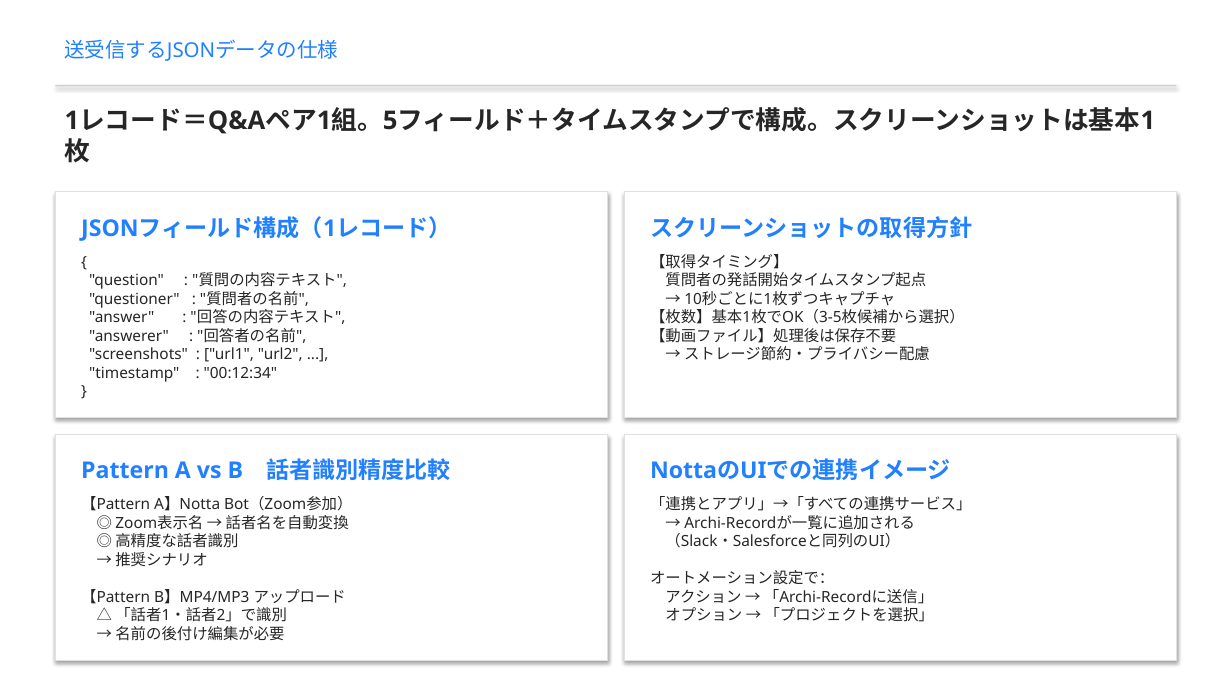
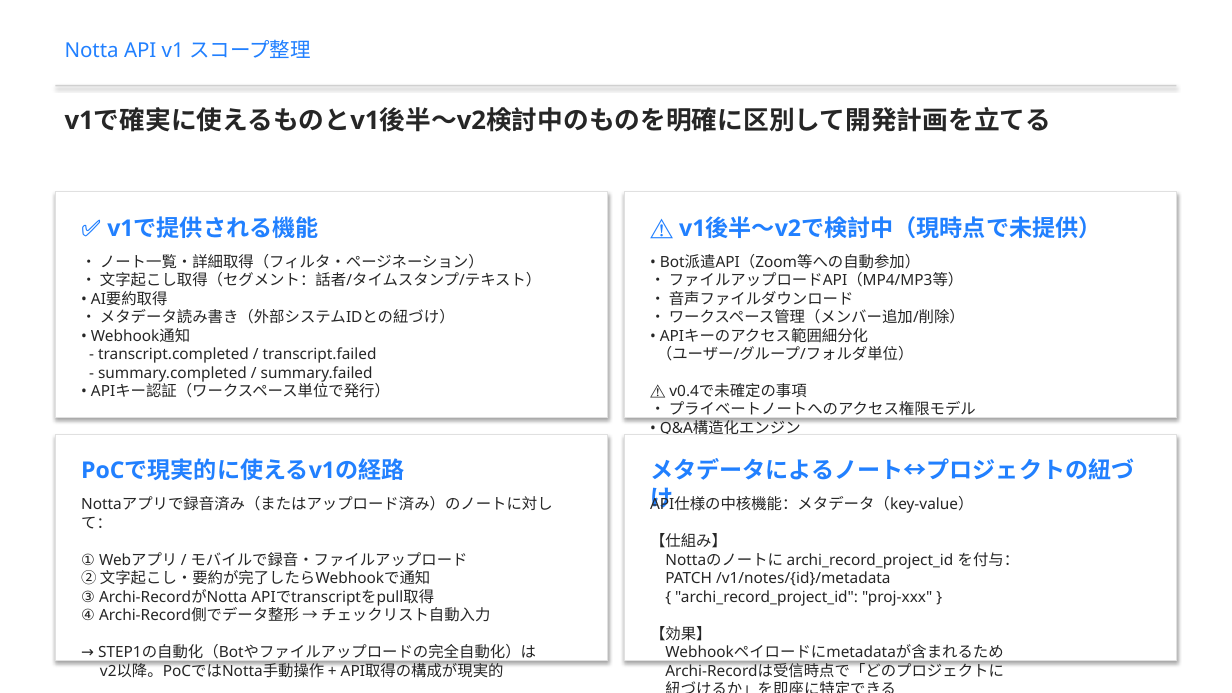
Before and after one commit to hideakikawano-beep/pptCreate, a slide deck: slide 3 of shiraku_notta_api_discussion_presentation.pptx. Drawn at 1232x693 pixels with LibreOffice and Linux fonts; fonts in the diff are those of the drawing. Boxes give left, top, right and bottom in pixels: in the first picture for what was removed or moved away, otherwise in the second. Text is boxed around its words. In the diff, an @@ line names an element or a change of style, - is before the commit and + after.

```diff
--- a/shiraku_notta_api_discussion_presentation.pptx
+++ b/shiraku_notta_api_discussion_presentation.pptx
@@ text at box(65, 40, 311, 58): text changed @@
-送受信するJSONデータの仕様
+Notta API v1 スコープ整理
@@ text at box(65, 107, 1052, 132): text changed @@
-1レコード＝Q&Aペア1組。5フィールド＋タイムスタンプで構成。スクリーンショットは基本1枚
+v1で確実に使えるものとv1後半〜v2検討中のものを明確に区別して開発計画を立てる
@@ text at box(81, 216, 452, 241): text changed @@
-JSONフィールド構成（1レコード）
+✅ v1で提供される機能
@@ text at box(706, 216, 1102, 238): text changed @@
-スクリーンショットの取得方針
+⚠️ v1後半〜v2で検討中（現時点で未提供）
@@ text at box(91, 254, 541, 398): text changed @@
-{
-"question" : "質問の内容テキスト",
-"questioner" : "質問者の名前",
-"answer" : "回答の内容テキスト",
-"answerer" : "回答者の名前",
-"screenshots" : ["url1", "url2", ...],
-"timestamp" : "00:12:34"
-}
+• ノート一覧・詳細取得（フィルタ・ページネーション）
+• 文字起こし取得（セグメント：話者/タイムスタンプ/テキスト）
+• AI要約取得
+• メタデータ読み書き（外部システムIDとの紐づけ）
+• Webhook通知
+- transcript.completed / transcript.failed
+- summary.completed / summary.failed
+• APIキー認証（ワークスペース単位で発行）
@@ text at box(657, 254, 1004, 678): text changed @@
-【取得タイミング】
-質問者の発話開始タイムスタンプ起点
-→ 10秒ごとに1枚ずつキャプチャ
-【枚数】基本1枚でOK（3-5枚候補から選択）
-【動画ファイル】処理後は保存不要
-→ ストレージ節約・プライバシー配慮
+• Bot派遣API（Zoom等への自動参加）
+• ファイルアップロードAPI（MP4/MP3等）
+• 音声ファイルダウンロード
+• ワークスペース管理（メンバー追加/削除）
+• APIキーのアクセス範囲細分化
+（ユーザー/グループ/フォルダ単位）
+⚠️ v0.4で未確定の事項
+• プライベートノートへのアクセス権限モデル
+• Q&A構造化エンジン
+• スクリーンショット取得・CDN機能
@@ text at box(81, 458, 404, 480): text changed @@
-Pattern A vs B 話者識別精度比較
+PoCで現実的に使えるv1の経路
@@ text at box(650, 458, 1135, 480): text changed @@
-NottaのUIでの連携イメージ
+メタデータによるノート↔プロジェクトの紐づけ
@@ text at box(81, 496, 553, 677): text changed @@
-【Pattern A】Notta Bot（Zoom参加）
-◎ Zoom表示名 → 話者名を自動変換
-◎ 高精度な話者識別
-→ 推奨シナリオ
-【Pattern B】MP4/MP3 アップロード
-△ 「話者1・話者2」で識別
-→ 名前の後付け編集が必要
+Nottaアプリで録音済み（またはアップロード済み）のノートに対して：
+① Webアプリ / モバイルで録音・ファイルアップロード
+② 文字起こし・要約が完了したらWebhookで通知
+③ Archi-RecordがNotta APIでtranscriptをpull取得
+④ Archi-Record側でデータ整形 → チェックリスト自動入力
+→ STEP1の自動化（Botやファイルアップロードの完全自動化）は
+v2以降。PoCではNotta手動操作 + API取得の構成が現実的
@@ text at box(650, 495, 1020, 678): text changed @@
-「連携とアプリ」→「すべての連携サービス」
-→ Archi-Recordが一覧に追加される
-（Slack・Salesforceと同列のUI）
-オートメーション設定で：
-アクション → 「Archi-Recordに送信」
-オプション → 「プロジェクトを選択」
+API仕様の中核機能：メタデータ（key-value）
+【仕組み】
+Nottaのノートに archi_record_project_id を付与：
+PATCH /v1/notes/{id}/metadata
+{ "archi_record_project_id": "proj-xxx" }
+【効果】
+Webhookペイロードにmetadataが含まれるため
+Archi-Recordは受信時点で「どのプロジェクトに
+紐づけるか」を即座に特定できる
+→ UIでプロジェクト選択 → Notta側にmetadataを書き込む
+という設計がAPI仕様に最も整合する
```
Also in this commit, not shown: 5 other slides changed, 1 other file.
